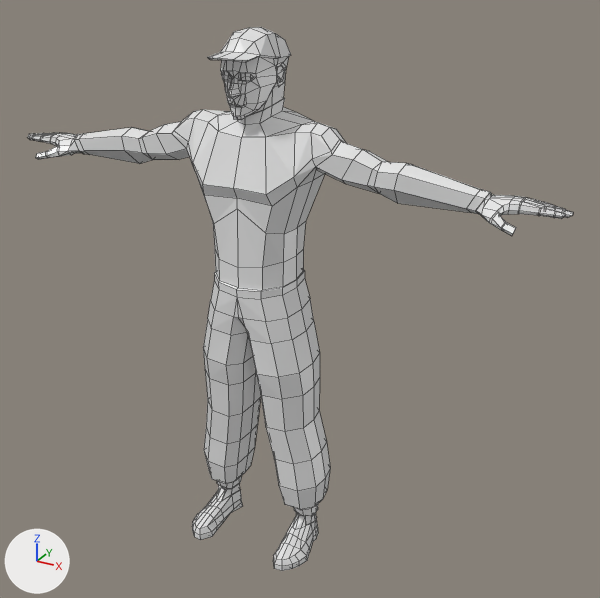
An edit to the Blender file modele do blendera/Postacie/modele do animacji/NPC_Dresy/Dres_Seba.blend, drawn before and after from the same camera.
Both versions are drawn from a 50 mm lens placed at (8.11, -13.11, 4.63), pointed at (0.72, 0.33, -2.1). The axes (+X, +Y, +Z) are drawn at lower left. The lights are the same throughout. The older version comes first. Mesh edges are drawn as thin lines.

Script lines for the objects in view, before the commit:
```python
mat_material = principled_material('Material')
mat_material.base_color = (0.8, 0.8, 0.8)  # white #e7e7e7
mat_material.roughness = 0.4
me_cube = bpy.data.meshes.new('Cube')
me_cube.from_pydata(...)  # 643 vertices, 639 faces; spans x 0.0..5.83, y -1.23..0.91, z -7.7..3.13
me_cube.materials.append(mat_material)  # white #e7e7e7
ob_cube = bpy.data.objects.new('Cube', me_cube)
ob_cube.location = (0.0, 0.0, 0.0)
_m = ob_cube.modifiers.new('Mirror', 'MIRROR')
_m.use_clip = True
_m.use_mirror_merge = False
```
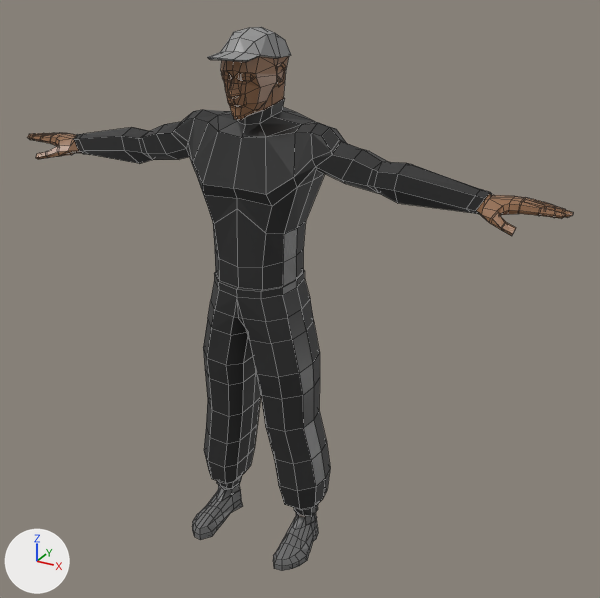
The newer file is also rescaled (x0.151), turned or shifted as a whole; pictures and numbers use the older file's frame.

Where the change shows, as pixel boxes [x1, y1, x2, y2] in the pictures (600 x 598 px):
'Cube', surface changed, reshaped, modifiers changed (white to black): [27, 27, 573, 571] in both
part 1 of me_cube, added: after [27, 28, 261, 540]
part 2 of me_cube, surface changed (grey to black): before [27, 27, 573, 571]; after [217, 27, 573, 571]

The edits, one by one:
Picture 'main_txtr.png' (img_main_txtr_png) is new.
In material 'Material' (mat_material), base_color is no longer (0.8, 0.8, 0.8), white #e7e7e7.
In material 'Material' (mat_material), texture is now set to img_main_txtr_png.
me_cube is used by ob_cube; location (0.0, 0.0, 0.0).
me_cube had 643 vertices, 639 faces and spanned x 0.0..5.83, y -1.23..0.91, z -7.7..3.13.
me_cube now has 1233 vertices, 1278 faces and spans x -5.83..5.83, y -1.23..0.91, z -7.7..3.13.
me_cube part 1: 590 vertices added at x -5.83..-0.01, y -1.22..0.91, z -7.7..3.04.
me_cube part 2: 632 kept faces spanning x 0.0..5.83, y -1.23..0.91, z -7.7..3.13 get new texture (UV) coordinates.
Object 'Cube' (ob_cube) loses its MIRROR modifier named 'Mirror'.
Modifier setting removed (it was use_clip = True).
Modifier setting removed (it was use_mirror_merge = False).
